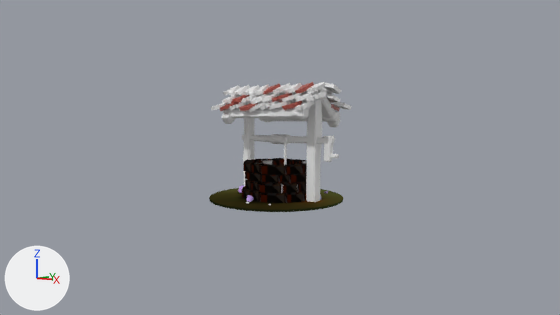
Before and after pictures for a commit that changed the Blender file CG.blend.
One viewpoint serves both versions: the file's camera 'Camera'. Arrows for +X, +Y and +Z are at lower left; the lights stay in place.
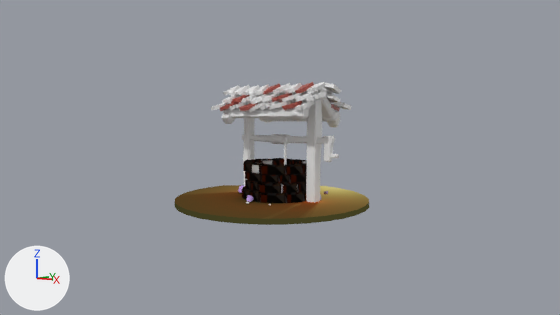
The change, as a diff of the scene's bpy script:
```diff
--- a/CG.blend.py
+++ b/CG.blend.py
@@ img_hinhtronday @@
+img_hinhtronday = load_image('hinhtronday', 'Baked-Textures/hinhtronday.png', 1024, 1024, 'sRGB')
@@ mat_material_001 @@
+mat_material_001 = bpy.data.materials.new('Material.001')
+mat_material_001.use_nodes = True; mat_material_001.node_tree.nodes.clear()
+_N = mat_material_001.node_tree.nodes; _L = mat_material_001.node_tree.links
+n0 = _N.new('ShaderNodeOutputMaterial'); n0.name = 'Material Output'
+n1 = _N.new('ShaderNodeTexImage'); n1.name = 'Image Texture'
+n1.image = img_hinhtronday
+_L.new(n1.outputs[0], n0.inputs[0])  # 'Color' to 'Surface'
@@ me_cylinder_004 @@
 me_cylinder_004.from_pydata(...)  # 64 vertices, 34 faces; spans x -1.0..1.0, y -1.0..1.0, z -4.0..4.0
 # used by ob_cylinder_001; location = (0.7, 0.8, -0.9); scale = (13.0, 13.0, 0.05)
-me_cylinder_004.materials.append(mat_material_005)
+# me_cylinder_004 part 1: the whole mesh is scaled about its middle by (1, 1, 0.25)
+me_cylinder_004.materials.append(mat_material_001)
@@ ob_cylinder_001 @@
 ob_cylinder_001 = bpy.data.objects.new('Cylinder.001', me_cylinder_004)
-ob_cylinder_001.location = (0.7, 0.8, -0.9)
-ob_cylinder_001.scale = (13.0, 13.0, 0.05)
+ob_cylinder_001.location = (0.5, -0.3, -1.3)
+ob_cylinder_001.scale = (18.5, 18.5, -0.465)
```

Where the change shows, as pixel boxes (x1, y1, x2, y2) in the pictures (560 x 315 px):
'Cylinder.001', recoloured, moved, rescaled (44% wider, 64% taller)
    before: (209, 188, 343, 212)
    after: (175, 185, 369, 225)
